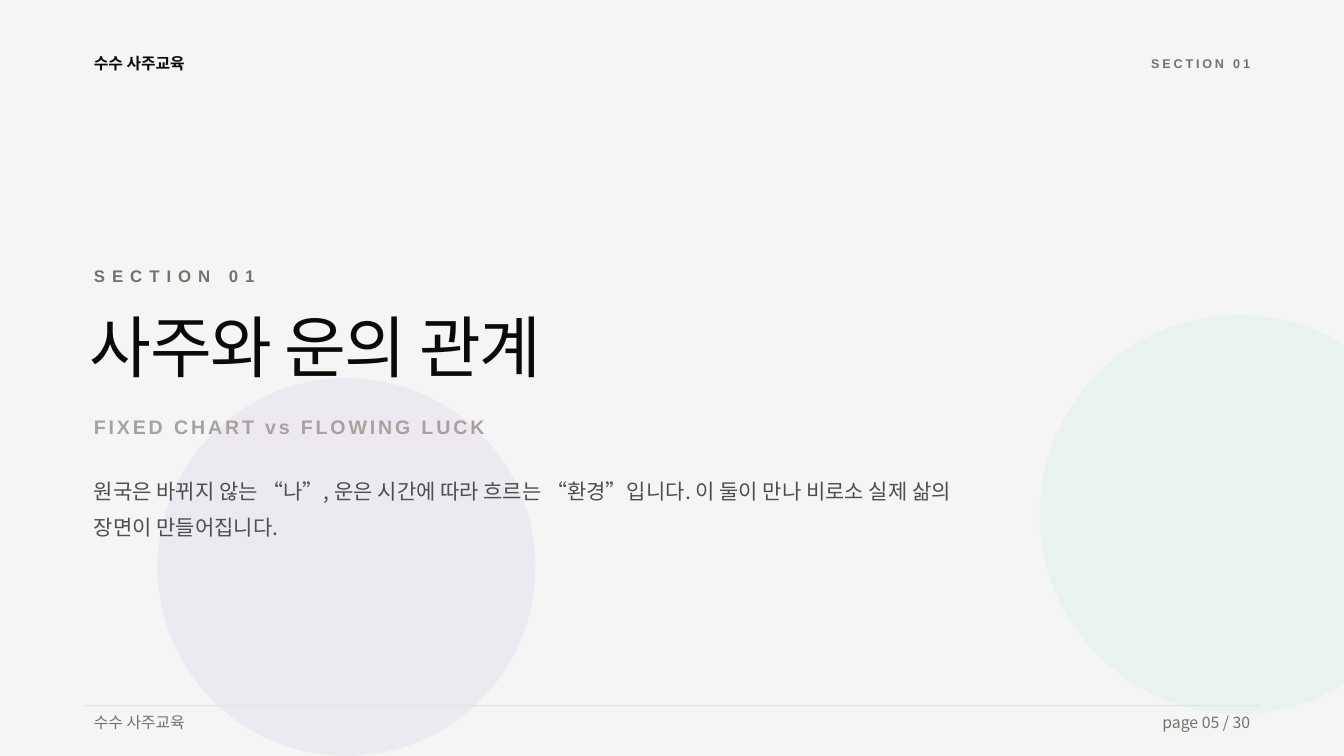
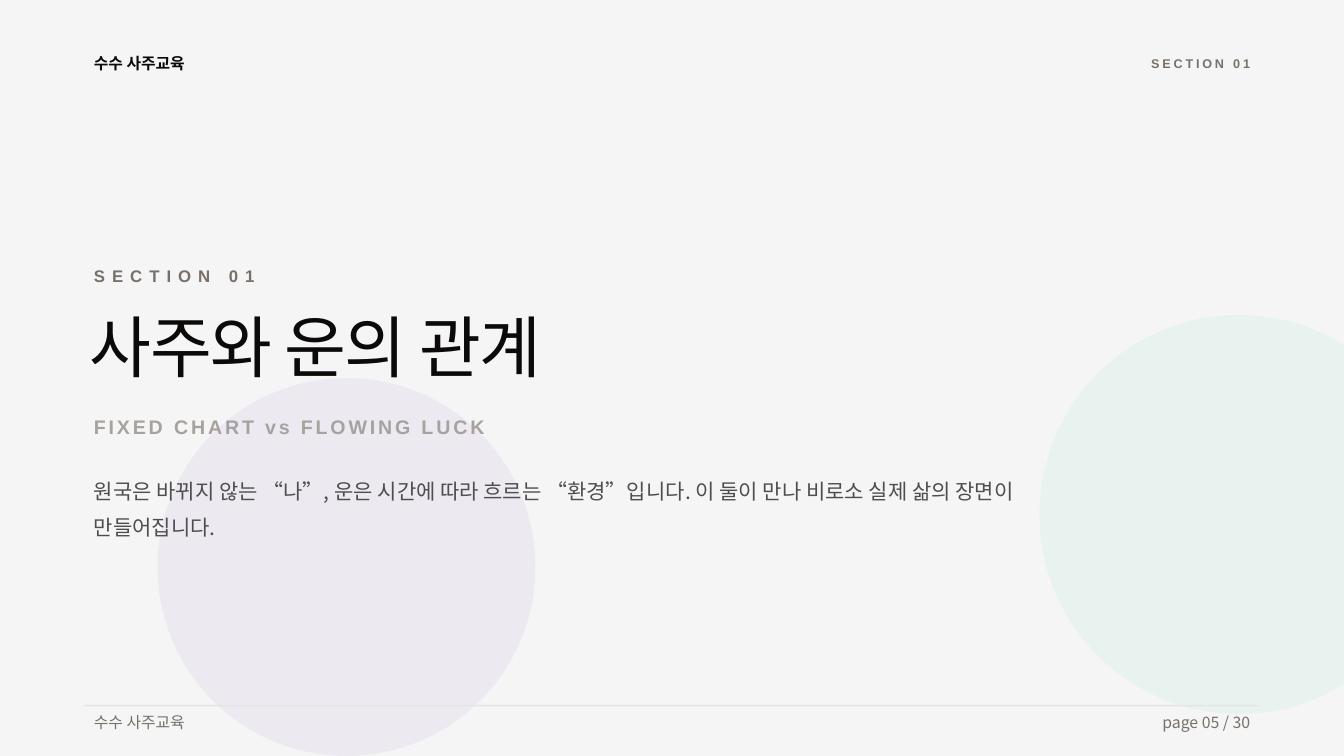
Before and after one commit to capshinsmg-blip/saju_youth, a slide deck: slide 5 of 사주교육_2회차.pptx. Drawn at 1344x756 pixels with LibreOffice and Linux fonts; fonts in the diff are those of the drawing. Boxes give left, top, right and bottom in pixels: in the first picture for what was removed or moved away, otherwise in the second. Text is boxed around its words. In the diff, an @@ line names an element or a change of style, - is before the commit and + after.

```diff
--- a/사주교육_2회차.pptx
+++ b/사주교육_2회차.pptx
@@ text "원국은 바뀌지 않는 “나”, 운은 ..." rewrapped from [94,481,951,537] to [94,481,1013,537] @@
```
Also in this commit, not shown: 4 other slides changed, 3 other files.
